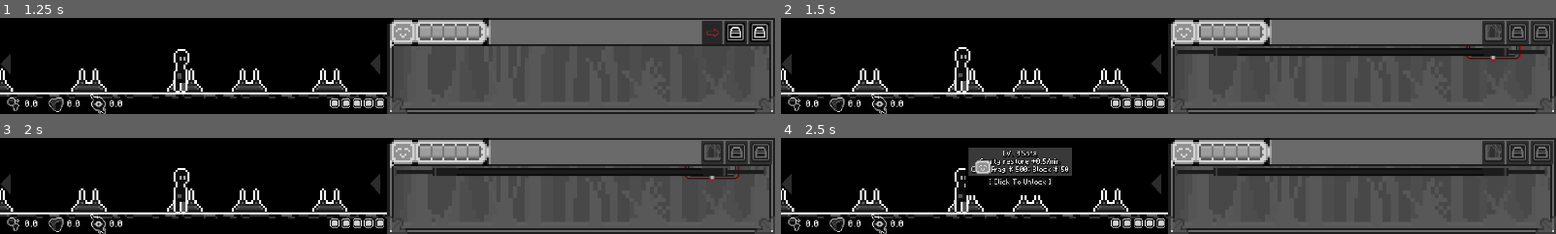
Above: before the commit, frames 1-4 (two rows, left to right).
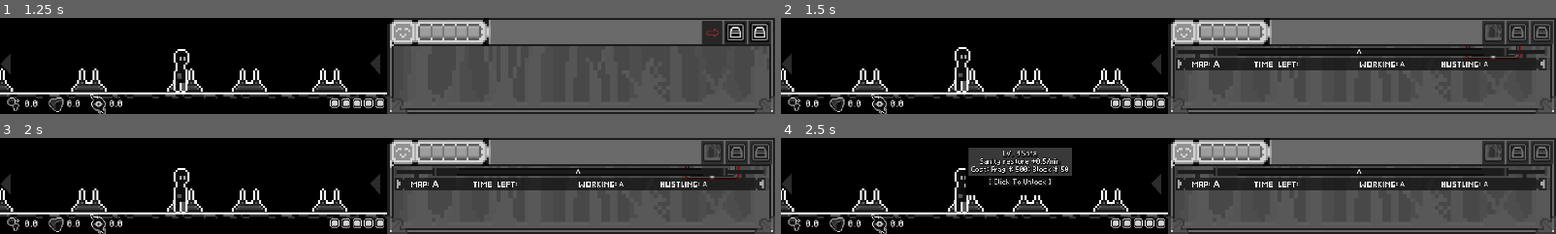
Above: after the commit, the same moments.

Repository: CarolShi417/Sinking
Game: Godot game, scene res://scenes/Scene/game.tscn
Two runs of this game, one before a commit and one after it. Both use one fixed random seed, a clock stepped at 60 frames per second and the inputs below.
Inputs (mouse positions are in pixels of both pictures, inside the frame that each line leads up to):
- Up to frame 1 (1.25 s): click (713, 32) at 0.5 s
- Up to frame 2 (1.5 s): click (1494, 32) at 1.25 s
- Up to frame 3 (2 s): no input
- Up to frame 4 (2.5 s): move the mouse to (967, 191) at 2.02 s; click (967, 191) at 2.17 s

Frame 1 is identical in both runs. In frame 2, 6.2% of the frame differs, in the area x 50-99%, y 32-55%; in frame 3, 6.2%; in frame 4, 6.5%, in the area x 25-99%, y 23-55%.

Commit message:
系统部分更新，Hover统一管理 完成30%；新增Map&Time Bar

Diff:
--- a/project.godot
+++ b/project.godot
@@ -24,6 +24,7 @@
 BuildingSystem="*res://scripts/globals/building_system.gd"
 MapInfoData="*res://scripts/globals/map_info_data.gd"
 RandomStoneController="*res://scripts/globals/random_stone_controller.gd"
+HoverController="*res://scripts/globals/HoverController.gd"
 
 [display]
 
--- a/scenes/UI/game_screen_ui.tscn
+++ b/scenes/UI/game_screen_ui.tscn
@@ -11,6 +11,7 @@
 [ext_resource type="Texture2D" uid="uid://hs21ne444o05" path="res://assets/sprites/map/map_workplace.png" id="7_1dlqw"]
 [ext_resource type="PackedScene" uid="uid://c4m7np0j0dowy" path="res://scenes/UI/main_total_fragment_panel.tscn" id="7_afh4d"]
 [ext_resource type="PackedScene" uid="uid://x68j6y6b1aai" path="res://scenes/UI/left_arrow.tscn" id="10_plqit"]
+[ext_resource type="PackedScene" uid="uid://bpylk0eqgmsvk" path="res://scenes/UI/map&time_info_bar.tscn" id="11_ouc6w"]
 [ext_resource type="Script" uid="uid://b80whgngwr3d5" path="res://scenes/UI/ArrowScrollforMain.gd" id="11_xen8i"]
 [ext_resource type="PackedScene" uid="uid://b21hm42ju0n1r" path="res://scenes/UI/building_vacancy_info_panel.tscn" id="13_7jgoq"]
 
@@ -96,6 +97,13 @@
 z_index = 50
 position = Vector2(1082, 74)
 
+[node name="Map&TimeInfoBar" parent="RealTimeFragmentGainDisplay" instance=ExtResource("11_ouc6w")]
+z_index = 1
+offset_left = -125.0
+offset_top = -74.0
+offset_right = -125.0
+offset_bottom = -74.0
+
 [node name="MapFrame" type="Sprite2D" parent="."]
 visible = false
 z_index = 40
--- /dev/null
+++ b/scenes/UI/map&time_info_bar.tscn
@@ -0,0 +1,55 @@
+[gd_scene load_steps=4 format=3 uid="uid://bpylk0eqgmsvk"]
+
+[ext_resource type="Theme" uid="uid://ddgo3b8f6fttt" path="res://scenes/UI/game_ui_theme.tres" id="1_02e8p"]
+[ext_resource type="Texture2D" uid="uid://g5h3lgtn8xpq" path="res://assets/UI/map_fragment&timeProgress/map_progress_bar_info.png" id="2_ax1bm"]
+[ext_resource type="Script" uid="uid://u23ci0nlj1gb" path="res://scenes/UI/map_time_info_bar.gd" id="2_j30x0"]
+
+[node name="Map&TimeInfoBar" type="Control"]
+layout_mode = 3
+anchors_preset = 0
+size_flags_horizontal = 4
+mouse_filter = 1
+theme = ExtResource("1_02e8p")
+theme_type_variation = &"TransparentPanel"
+script = ExtResource("2_j30x0")
+
+[node name="TextBar" type="TextureRect" parent="."]
+layout_mode = 1
+offset_right = 960.0
+offset_bottom = 240.0
+size_flags_horizontal = 4
+texture = ExtResource("2_ax1bm")
+
+[node name="CurrentMap" type="Label" parent="."]
+layout_mode = 1
+offset_left = 114.0
+offset_top = 97.0
+offset_right = 130.0
+offset_bottom = 131.0
+theme = ExtResource("1_02e8p")
+theme_type_variation = &"HeaderMedium"
+text = "A"
+
+[node name="CurrentFragment" type="Label" parent="."]
+layout_mode = 1
+offset_left = 470.0
+offset_top = 71.0
+offset_right = 481.0
+offset_bottom = 94.0
+text = "A"
+
+[node name="CurrentTimeLeft" type="Label" parent="."]
+layout_mode = 1
+offset_left = 577.0
+offset_top = 103.0
+offset_right = 588.0
+offset_bottom = 126.0
+text = "A"
+
+[node name="HustlingTime" type="Label" parent="."]
+layout_mode = 1
+offset_left = 784.0
+offset_top = 103.0
+offset_right = 795.0
+offset_bottom = 126.0
+text = "A"
--- /dev/null
+++ b/scenes/UI/map_time_info_bar.gd
@@ -0,0 +1,10 @@
+extends Control
+
+@onready var current_fragment: Label = $CurrentFragment
+
+# Called when the node enters the scene tree for the first time.
+func _ready() -> void:
+	FragmentSystem.fragment_gained_this_exploration_updated.connect(_on_fragment_updated)
+
+func _on_fragment_updated(amount: float) -> void:
+	current_fragment.text = "%.1f" % amount
--- a/scenes/UI/time_fragment_gain_display.tscn
+++ b/scenes/UI/time_fragment_gain_display.tscn
@@ -56,18 +56,3 @@
 offset_right = 44.0
 offset_bottom = 32.0
 scale = Vector2(0.5, 0.5)
-
-[node name="Control" type="Control" parent="."]
-visible = false
-layout_mode = 3
-anchors_preset = 0
-offset_right = 40.0
-offset_bottom = 40.0
-
-[node name="Label" type="Label" parent="Control"]
-layout_mode = 0
-offset_right = 40.0
-offset_bottom = 23.0
-text = "Current map: # map name
-Time remaining: #min #sec
-Normal working: #min #sec    Heavy working: #min #sec\" "
--- a/scenes/components/hover_area.gd
+++ b/scenes/components/hover_area.gd
@@ -1,7 +1,6 @@
 extends Area2D
 
 signal hover_changed(active)#发射鼠标是否Working State悬停在worker上的信号
-
 signal hover_changed_all_state(active)
 #
 var enabled := false # 默认关闭
@@ -15,17 +14,19 @@
 
 #鼠标进入感应区
 func _on_mouse_entered():
-	hover_changed_all_state.emit(true)
+	#hover_changed_all_state.emit(true)
 	if !enabled:
 		return
+	HoverController.set_hover(true)
 	hover_changed.emit(true)
 	#print("Mouse Entered")
 
 #
 func _on_mouse_exited():
-	hover_changed_all_state.emit(false)
+	#hover_changed_all_state.emit(false)
 	if !enabled:
 		return
+	HoverController.set_hover(false)
 	hover_changed.emit(false)
 	#print("Mouse Exited")
 
--- /dev/null
+++ b/scripts/globals/HoverController.gd
@@ -0,0 +1,6 @@
+extends Node
+
+signal hover_changed(active: bool)
+
+func set_hover(active: bool) -> void:
+	hover_changed.emit(active)
--- a/scripts/globals/fragment_system.gd
+++ b/scripts/globals/fragment_system.gd
@@ -4,8 +4,8 @@
 # ===============================
 signal fragment_gain_per_step
 signal total_fragment_changed # 碎片总数发生了变化
+signal fragment_gained_this_exploration_updated(amount: float)
 
-#@onready var hover_area = get_tree().root.get_node("MapTexture/MapTexture/ScreenArea/maps/WorkerWorking/HoverArea")
 @onready var worker_work = get_tree().get_first_node_in_group("WorkerWorking")
 
 # ===============================
@@ -18,7 +18,7 @@
 # ===============================
 # 每次work状态下的碎片总数量
 # ===============================
-var total_fragment_a_work_in_mapA := 0.00
+var fragment_gained_this_exploration := 0.00
 
 # ===============================
 # 获取碎片速率
@@ -36,10 +36,11 @@
 	# ===============================
 	#接收鼠标悬停在小人上的signal
 	# ===============================
-	await get_tree().process_frame
-	var hover_area = worker_work.get_node("HoverArea")
-	if hover_area:
-		hover_area.hover_changed.connect(_speedup_gain_fragments)
+	HoverController.hover_changed.connect(_speedup_gain_fragments)
+	#await get_tree().process_frame
+	#var hover_area = worker_work.get_node("HoverArea")
+	#if hover_area:
+		#hover_area.hover_changed.connect(_speedup_gain_fragments)
 
 
 func _on_step_tick(duration):
@@ -50,9 +51,10 @@
 
 	var gained_per_5_seconds : float = current_speed * duration
 
-	total_fragment_a_work_in_mapA += gained_per_5_seconds
-
-	# print("本次探索获取到碎片数量为",  total_fragment_a_work_in_mapA)
+	fragment_gained_this_exploration += gained_per_5_seconds
+	#发送信号给RealTimeFragment面板更新
+	fragment_gained_this_exploration_updated.emit(fragment_gained_this_exploration)
+	# print("本次探索获取到碎片数量为",  fragment_gained_this_exploration)
 
 	var speed_level := get_speed_level()
 	fragment_gain_per_step.emit(speed_level)
@@ -61,13 +63,13 @@
 # rest/dead state下重置碎片
 func _on_state_changed(state):
 	if state == DataTypes.GameState.Resting:
-		total_fragment_a += total_fragment_a_work_in_mapA
+		total_fragment_a += fragment_gained_this_exploration
 		#发送信号给UI，让UI更新Label，更新判定地图是否可以被解锁
 		total_fragment_changed.emit()
 		#print("total_fragment_a数量为", total_fragment_a)
-		total_fragment_a_work_in_mapA = 0.00
+		fragment_gained_this_exploration = 0.00
 	elif state == DataTypes.GameState.Dead:
-		total_fragment_a_work_in_mapA = 0.00
+		fragment_gained_this_exploration = 0.00
 		total_fragment_a *= 0.5
 	#重置状态
 	current_speed = work_speed_normal
--- a/scripts/globals/random_stone_controller.gd
+++ b/scripts/globals/random_stone_controller.gd
@@ -22,7 +22,7 @@
 func _on_stone_hover_changed(active: bool) -> void:
 	if active:
 		var stone_position = stone.position
-		print("stone_position")
+		#print("stone_position")
 		go_to_stone_position.emit(stone_position.x)
 		worker_is_walking_to_stone = true
 
@@ -43,7 +43,7 @@
 	is_stone_active = true
 	stone.position = Vector2(randf_range(980, 1880), 70)
 	stone.show()
-	print("石头已显示: ", stone.visible, " 位置: ", stone.position)
+	#print("石头已显示: ", stone.visible, " 位置: ", stone.position)
 	stone.launch() # 通知 component 开始运动
 
 # component消失后重置位置，方便下一次触发
--- a/scripts/globals/time_circling_system.gd
+++ b/scripts/globals/time_circling_system.gd
@@ -154,7 +154,7 @@
 # ===============================
 func _on_random_stone_triggered():
 	random_stone_triggered.emit()
-	print("random_stone_triggered计时信号已发出")
+	#print("random_stone_triggered计时信号已发出")
 
 # ===============================
 # 加速时间，engine整体加速
Not shown: 1 places in scenes/UI/game_screen_ui.tscn that only renumber resources
Not shown, added: scenes/UI/map_time_info_bar.gd.uid
Not shown, added: scripts/globals/HoverController.gd.uid
